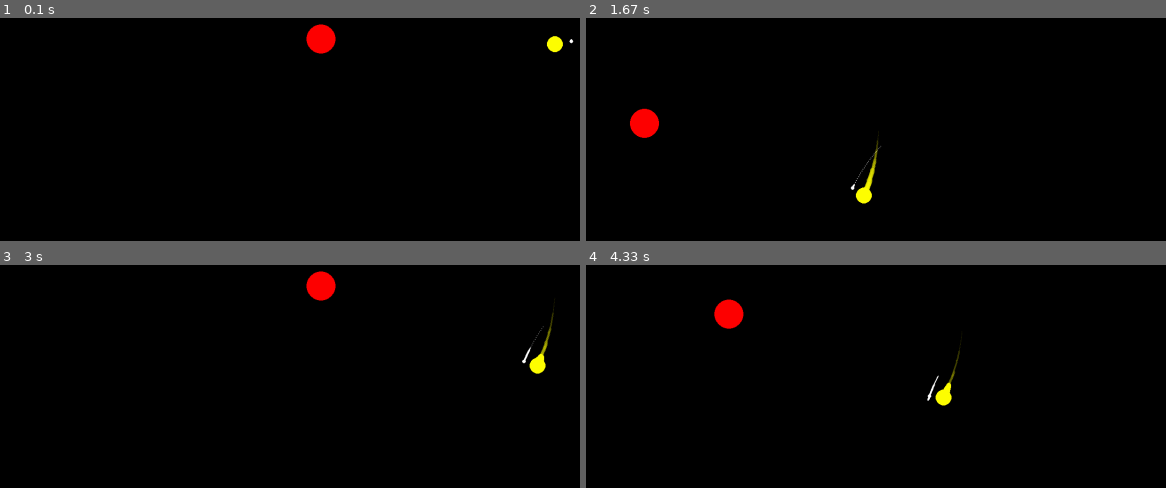
Above: before the commit, frames 1-4 (two rows, left to right).
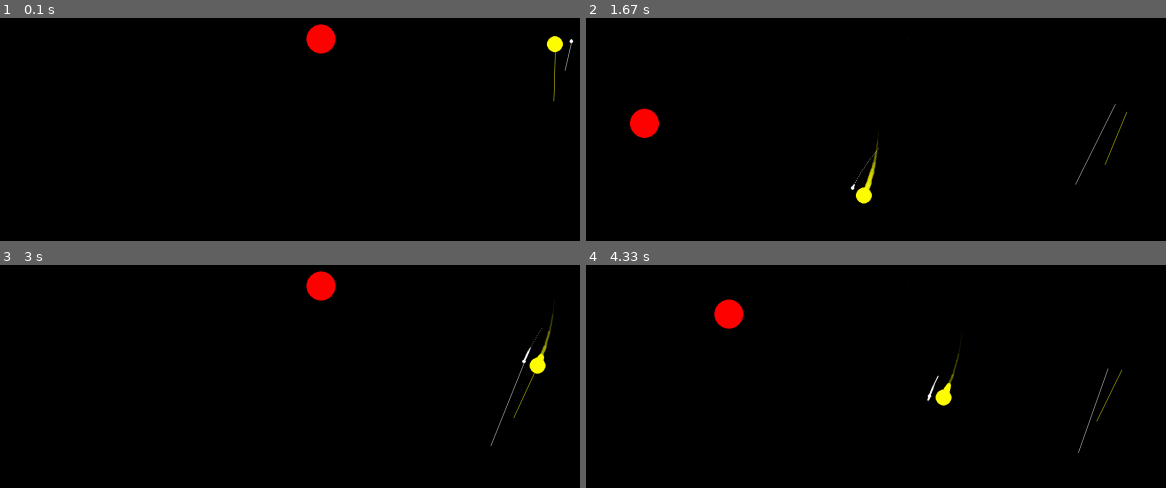
Above: after the commit, the same moments.

Repository: mutleyboy99/GravitySimulationPygame
Game: pygame game, started from main.py
The game is run twice, just before and just after one commit, with the same random seed, the same clock (stepped at 60 frames per second) and the same inputs.
Inputs:
- Up to frame 1 (0.1 s): no input
- Up to frame 2 (1.67 s): hold Right 0.33-0.8 s; hold Up 0.83-1.13 s; tap Space at 0.9, 1.23, 1.53 s; tap - at 0.98 s; hold Right 1.17-1.63 s; tap = at 1.32 s
- Up to frame 3 (3 s): hold Left 1.67-2.2 s; tap Space at 1.73, 2.03, 2.3, 2.63, 2.93 s; hold Down 2.23-2.53 s; tap - at 2.38 s; hold Left 2.57-2.97 s; tap = at 2.72 s
- Up to frame 4 (4.33 s): hold Up 3-3.37 s; tap Space at 3.07, 3.47, 3.77, 4.13 s; hold Right 3.4-4.03 s; tap - at 3.55 s; hold Down from 4.07 s (still down); tap = at 4.22 s

The runs differ from the first frame. In frame 1, less than 0.1% of the frame differs, in the area x 95-99%, y 11-38%; in frame 2, 0.2%, in the area x 47-94%, y 9-78%; in frame 3, 0.2%; in frame 4, 0.2%.

Commit message:
Dithering trails opacity and radius

Diff:
--- a/main.py
+++ b/main.py
@@ -5,6 +5,7 @@
     exit()
 import math
 import copy
+import random
 
 # initiating pygame
 pygame.init()
@@ -41,6 +42,7 @@
         self.position = position
         self.mass = mass
         self.density = density #unit mass / unit length ^2
+        self.acceleration_vector = pygame.Vector2(0,0)
         self.radius = math.sqrt(mass / density)
         self.gravity = gravity
         objects.append(self)
@@ -49,7 +51,8 @@
         # Drawing the physics objects onto the screen
         pygame.draw.circle(screen, self.colour, self.position + offset, self.radius)
         # Velocity Visualisation for debug:
-        # pygame.draw.line(screen, self.colour, self.position+self.velocity, self.position+self.velocity * 200)
+        pygame.draw.aaline(screen, self.colour, self.position+self.velocity, self.position+self.velocity * 200)
+        #pygame.draw.aaline(screen, self.colour, self.position, self.position + self.acceleration_vector * 1000)
 
 
     # Calculates the gravity and the previous positions of objects for the trail
@@ -70,8 +73,8 @@
 
                     # Self.mass not truely necessary for accurate calculation
                     gravity_acceleration = (GRAVITY * item.mass * self.mass) / (distance ** 2)
-                    acceleration_vector = gravity_acceleration * (pos_difference / distance) / self.mass
-                    self.velocity += acceleration_vector * (step_size) * dt
+                    self.acceleration_vector = gravity_acceleration * (pos_difference / distance) / self.mass
+                    self.velocity += self.acceleration_vector * (step_size) * dt
 
             for item in objects:
                 self.position += self.velocity * step_size * dt
@@ -128,8 +131,8 @@
 
         # Draw trails behind objects
         for point in points:
-            radius = float(point[2] / 1.5 * (points.index(point) / (len(points) - 1))) if len(points) > 1 else 255
-            opacity = float(255 * (points.index(point) / (len(points) - 1))) if len(points) > 1 else 255
+            radius = float(random.uniform(0.9, 1) * point[2] / 1.5 * (points.index(point) / (len(points) - 1))) if len(points) > 1 else 255
+            opacity = float(random.uniform(0.9, 1) * 255 * (points.index(point) / (len(points) - 1))) if len(points) > 1 else 255
             draw_circle_alpha(screen, (point[1][0], point[1][1], point[1][2], opacity), point[0] + offset, radius)
         # Move objects
         for item in objects:
